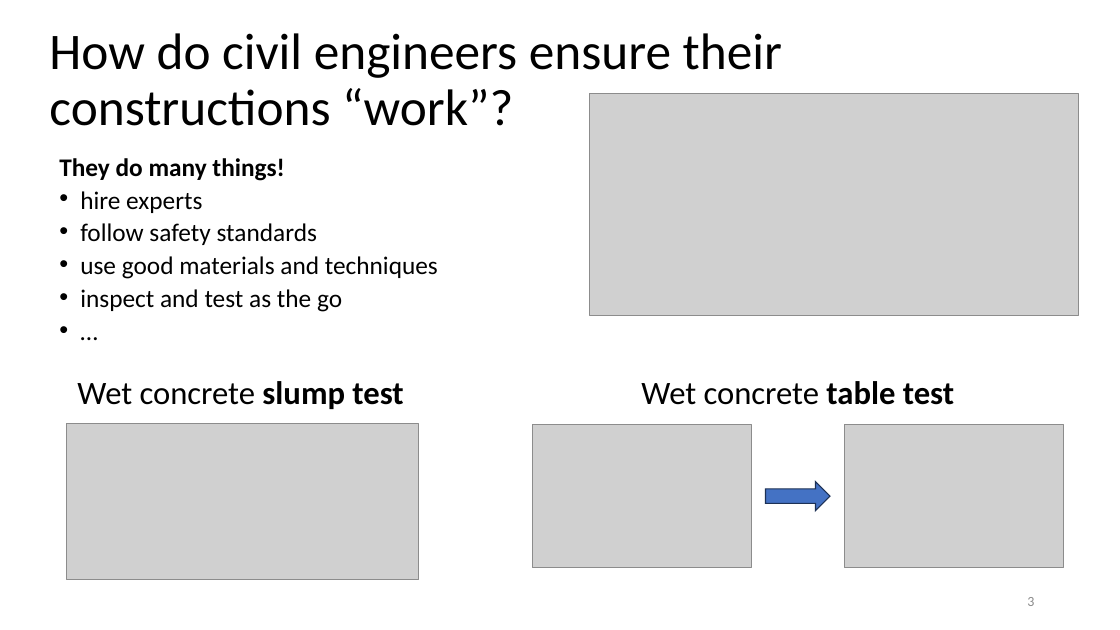
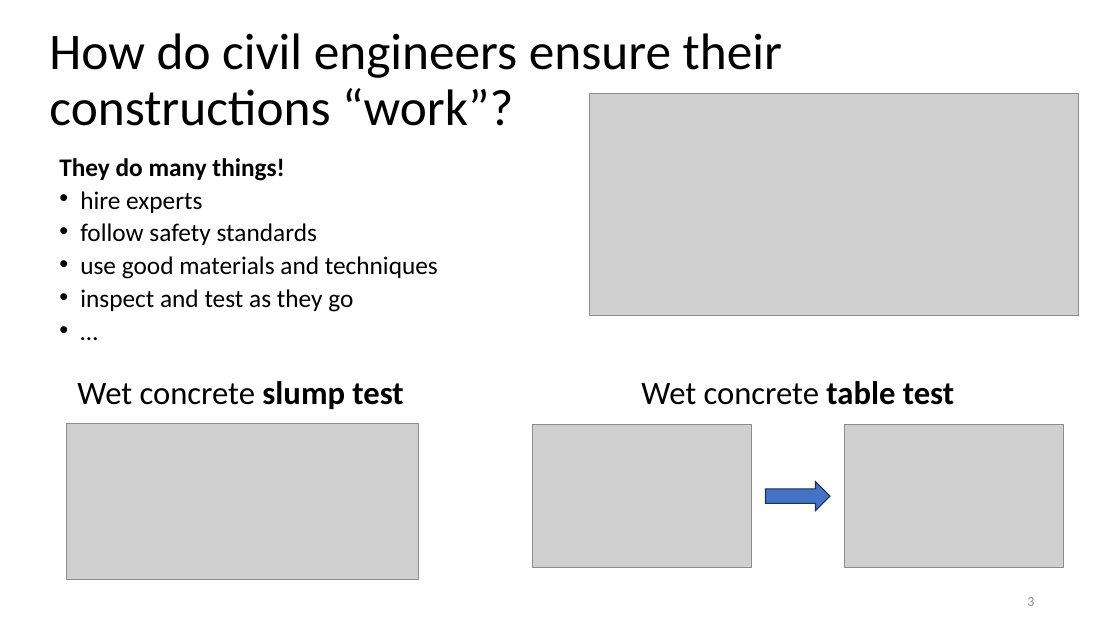
Before and after one commit to tjd1234/cmpt135spring2024, a slide deck: slide 3 of sample_code/week2/week2_cmpt135.pptx. Drawn at 1120x630 pixels with LibreOffice and Linux fonts; fonts in the diff are those of the drawing; grey boxes stand for pictures. Boxes give left, top, right and bottom in pixels: in the first picture for what was removed or moved away, otherwise in the second. Text is boxed around its words. In the diff, an @@ line names an element or a change of style, - is before the commit and + after.

```diff
--- a/sample_code/week2/week2_cmpt135.pptx
+++ b/sample_code/week2/week2_cmpt135.pptx
@@ text at bbox=[80, 289, 353, 312]: text changed @@
-• inspect and test as the go
+• inspect and test as they go
```
Also in this commit, not shown: 15 other slides changed, 20 slides added, 5 other files.
